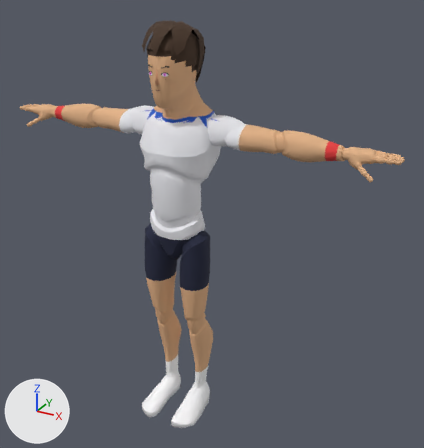
The glTF model sweetspot/models/players/p04.glb, before and after one commit.
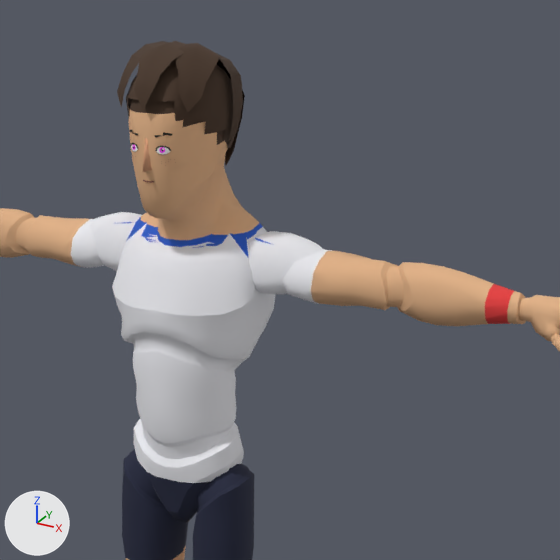
Each version is shown whole from a camera (50 mm lens) standing at (1.33, -2.09, 2.09) and looking at (0.14, 0.08, 1.01), then close up on the part from 20% to 85% of the width and 0% to 62% of the height. Lighting does not change. The marker at lower left points along +X, +Y and +Z. The last two pictures show the newer version. Vertices at exactly the same position are counted once.

The first close-up shows 'Body', 'Face', 'Hair', 'Nose'.
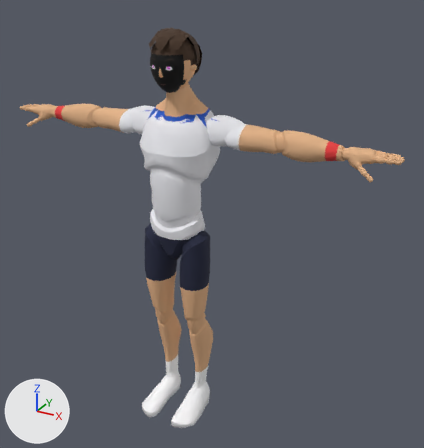
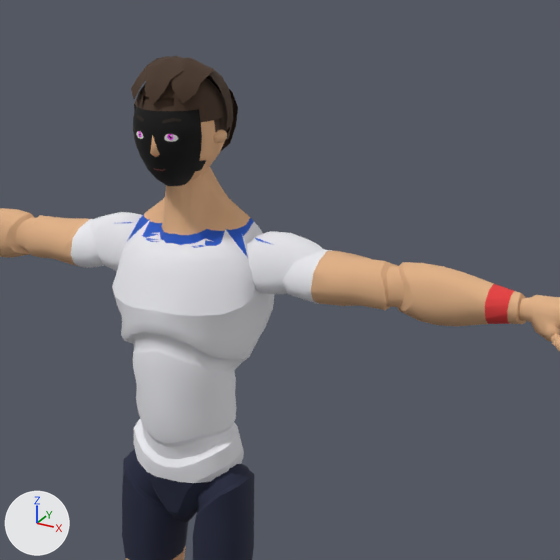
Boxes [x1, y1, x2, y2] around the edits, measured in the close-ups (560 x 560 px; the box of a moved part takes in the faces that stretch with it):
```json
{"object": "Body", "change": "reshaped", "before": [0, 99, 560, 560], "after": [0, 167, 560, 560]}
{"object": "Hair", "change": "reshaped", "before": [117, 41, 245, 165], "after": [131, 56, 238, 151], "on screen": "16% narrower, 23% shorter"}
{"object": "Face", "change": "surface changed, reshaped", "before": [129, 130, 172, 182], "after": [133, 106, 206, 186]}
{"object": "Head", "change": "added", "after": [142, 95, 227, 182], "on screen": "brown"}
{"object": "Nose", "change": "deleted", "before": [143, 138, 152, 172]}
{"part": 1, "of": "me_mannequin", "change": "moved or reshaped", "before": [61, 108, 521, 326], "after": [61, 167, 521, 326]}
{"part": 2, "of": "me_mannequin", "change": "surface changed", "before": [129, 99, 230, 145]}
{"part": 4, "of": "me_hair", "change": "rebuilt", "before": [126, 59, 235, 157], "after": [134, 78, 232, 140]}
{"part": 5, "of": "me_hair", "change": "rebuilt", "before": [217, 64, 245, 165], "after": [206, 77, 238, 151]}
{"part": 6, "of": "me_hair", "change": "rebuilt", "before": [117, 41, 219, 113], "after": [131, 56, 214, 104], "on screen": "18% narrower, 33% shorter"}
{"part": 7, "of": "me_hair", "change": "rebuilt", "before": [217, 55, 243, 141], "after": [208, 67, 233, 132], "on screen": "24% shorter"}
```

The change, as JSON lines over the scene's bpy script:
```json
{"op": "set", "path": "mat_face.texture", "old": "img_face_01", "new": "img_face_01", "note": "with its transparency -> not seen"}
{"block": "me_mannequin", "where": "# used by ob_body; location = (0.0, 0.0, 0.0)"}
{"op": "remove", "block": "me_mannequin", "code": "me_mannequin.from_pydata(...)  # 7378 vertices, 14511 faces; spans x -0.95..0.95, y -0.21..0.15, z 0.0..1.86"}
{"op": "add", "block": "me_mannequin", "code": "me_mannequin.from_pydata(...)  # 7378 vertices, 14511 faces; spans x -0.95..0.95, y -0.21..0.15, z 0.0..1.76"}
{"block": "me_mannequin", "change": "me_mannequin part 1: 455 of 7378 vertices moved; they spanned x -0.71..0.71, y -0.13..0.15, z 1.38..1.86 and now span x -0.71..0.71, y -0.06..0.14, z 1.38..1.76; mean shift (0.0, 0.0, 0.0); largest move (-0.14, 0.08, 1.53) -> (0.12, 0.03, 1.52)"}
{"block": "me_mannequin", "change": "me_mannequin part 2: 188 kept faces spanning x -0.04..0.04, y -0.05..0.06, z 1.66..1.76 get new texture (UV) coordinates"}
{"block": "me_mannequin", "change": "other edits to the shape of me_mannequin do not show in these pictures"}
{"block": "me_face", "where": "# used by ob_face; location = (0.0, 0.0, 0.0)"}
{"op": "remove", "block": "me_face", "code": "me_face.from_pydata(...)  # 52 vertices, 72 faces; spans x -0.077..0.077, y -0.13..-0.06, z 1.603..1.758"}
{"op": "add", "block": "me_face", "code": "me_face.from_pydata(...)  # 100 vertices, 158 faces; spans x -0.082..0.082, y -0.107..-0.024, z 1.615..1.771"}
{"block": "me_face", "change": "me_face part 3: the whole mesh is rebuilt"}
{"block": "me_hair", "where": "# used by ob_hair; location = (0.0, 0.0, 0.0)"}
{"op": "remove", "block": "me_hair", "code": "me_hair.from_pydata(...)  # 446 vertices, 840 faces; spans x -0.115..0.115, y -0.136..0.154, z 1.622..1.893"}
{"op": "add", "block": "me_hair", "code": "me_hair.from_pydata(...)  # 445 vertices, 840 faces; spans x -0.105..0.105, y -0.1..0.14, z 1.653..1.865"}
{"block": "me_hair", "change": "me_hair part 4: the loose piece of 219 vertices spanning x -0.103..0.103, y -0.119..0.13, z 1.622..1.868 is rebuilt with 219 vertices and now spans x -0.095..0.095, y -0.086..0.12, z 1.653..1.842"}
{"block": "me_hair", "change": "me_hair part 5: the loose piece of 85 vertices spanning x -0.084..0.084, y 0.042..0.154, z 1.633..1.867 is rebuilt with 85 vertices and now spans x -0.073..0.073, y 0.022..0.14, z 1.656..1.844"}
{"block": "me_hair", "change": "me_hair part 6: the loose piece of 84 vertices spanning x -0.101..0.101, y -0.136..0.072, z 1.77..1.893 is rebuilt with 84 vertices and now spans x -0.078..0.078, y -0.1..0.054, z 1.781..1.865"}
{"block": "me_hair", "change": "me_hair part 7: the loose piece of 58 vertices spanning x -0.115..0.115, y 0.011..0.104, z 1.701..1.871 is rebuilt with 57 vertices and now spans x -0.105..0.105, y -0.001..0.086, z 1.72..1.848"}
{"op": "add", "block": "me_head", "code": ["me_head = bpy.data.meshes.new('Head')", "me_head.from_pydata(...)  # 531 vertices, 1043 faces; spans x -0.101..0.101, y -0.114..0.111, z 1.607..1.832", "me_head.materials.append(mat_palette)  # picture img_palette"]}
{"op": "remove", "block": "ob_nose", "code": ["ob_nose = bpy.data.objects.new('Nose', me_nose)", "ob_nose.location = (0.0, 0.0, 0.0)"]}
{"op": "add", "block": "ob_head", "code": ["ob_head = bpy.data.objects.new('Head', me_head)", "ob_head.location = (0.0, 0.0, 0.0)"]}
```
